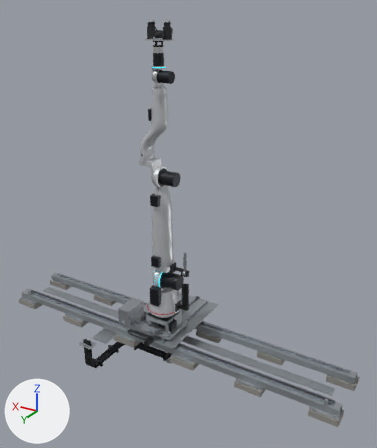
A saved change to the glTF model public/cad/charge_arm.depot.glb.
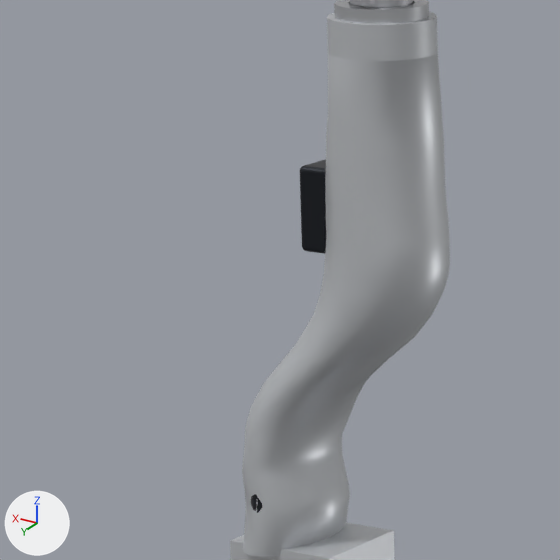
The first picture shows the older version from a 50 mm camera at (-3.28, 4.85, 3.69) aimed at (-0.26, -0.19, 1.17). The close-ups show the older and then the newer version on the part from 28% to 49% of the width and 19% to 36% of the height of that picture. Only the edits that show in the close-ups are written down. Lighting does not change. The marker at lower left points along +X, +Y and +Z. Where no turn or scale is listed for an object, it has been applied to the vertices.

Names of what the first close-up shows: 'CHG-FOR#1', 'CHG-J4-XCR#1', 'CHG-PB5#1' and 3 more.
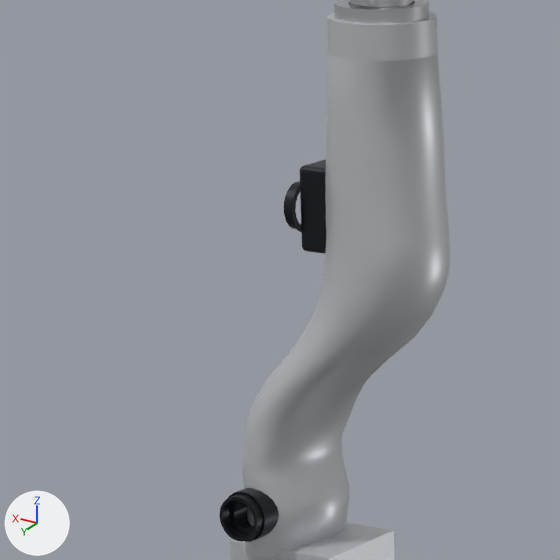
The change, as a diff of the scene's bpy script:
```diff
--- a/public/cad/charge_arm.depot.glb.py
+++ b/public/cad/charge_arm.depot.glb.py
@@ me_chg_bf4a @@
+me_chg_bf4a.from_pydata(...)  # 114 vertices, 228 faces; spans x 0.125..0.143, y -0.01..0.07, z 0.6824..0.7624
+me_chg_bf4a.materials.append(mat_al6061_blk)  # dark grey #2a2d33
@@ me_chg_bf3b @@
+me_chg_bf3b.from_pydata(...)  # 158 vertices, 316 faces; spans x 0.15..0.23, y 0.085..0.148, z 0.2101..0.2899
+me_chg_bf3b.materials.append(mat_al6061_blk)  # dark grey #2a2d33
@@ ob_chg_bf4a_1 @@
+ob_chg_bf4a_1 = bpy.data.objects.new('CHG-BF4A#1', me_chg_bf4a)
+ob_chg_bf4a_1.location = (0.0, 0.0, 1.781)
@@ ob_chg_bf3b_1 @@
+ob_chg_bf3b_1 = bpy.data.objects.new('CHG-BF3B#1', me_chg_bf3b)
+ob_chg_bf3b_1.location = (0.0, 0.0, 1.781)
```

Where the change shows, as pixel boxes (x1, y1, x2, y2) in the close-ups (560 x 560 px):
'CHG-BF3B#1', added: after (219, 488, 279, 542)
'CHG-BF4A#1', added: after (284, 181, 301, 232)
